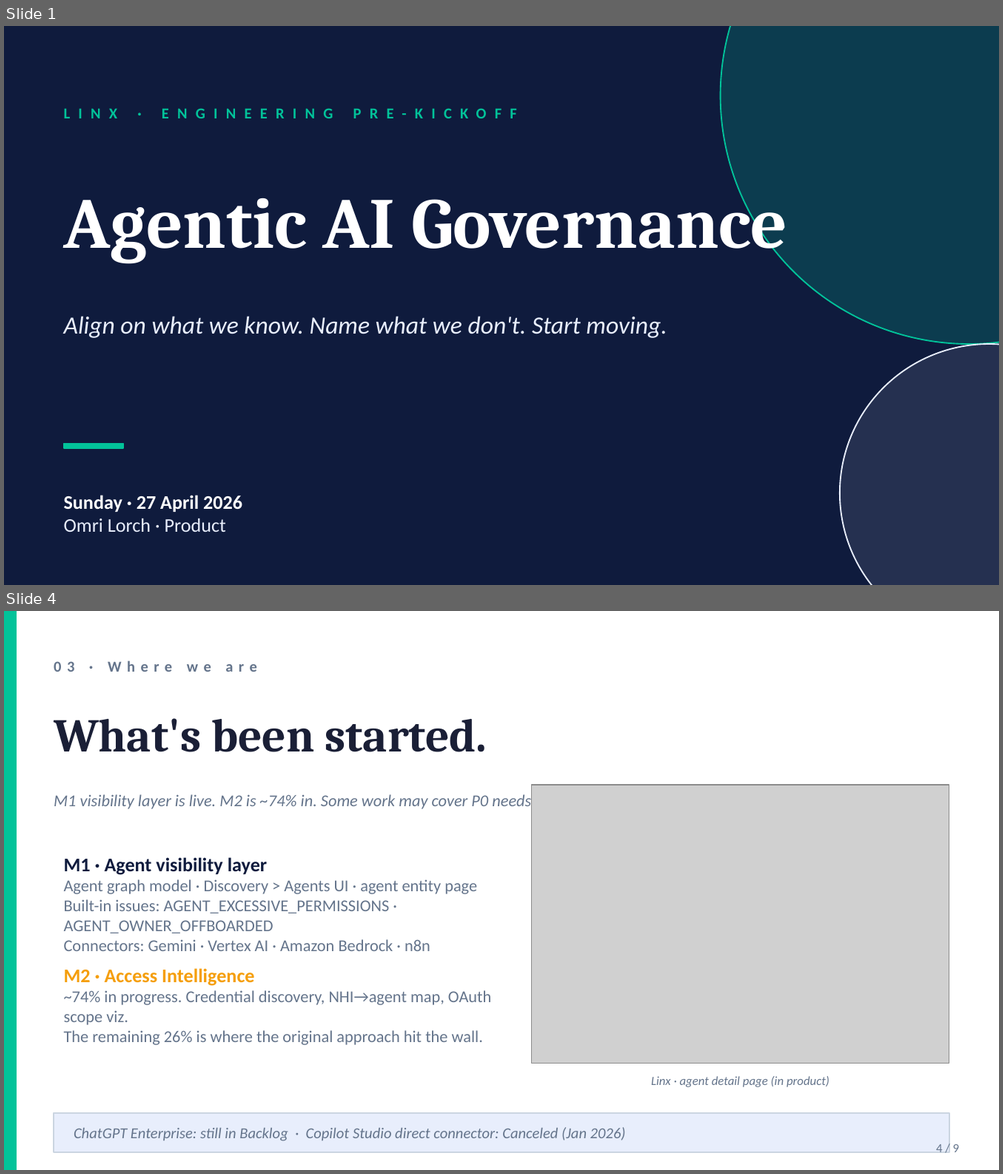
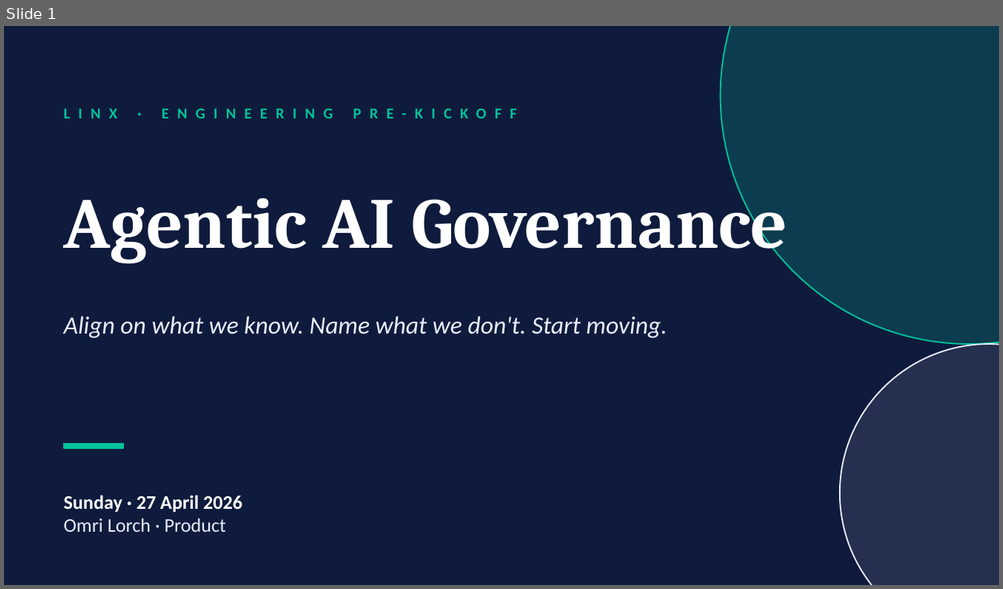
Before and after one commit to Lorch19/ol-linx-agent, a slide deck: artifacts/eng-prekickoff-2026-04-27.pptx. Shown one above the other, each under a label of ours: slides 1 and 4 before the commit, slide 1 after it; the slides between them are not shown. The pictures are 1003x1174 and 1003x589 pixels, drawn with LibreOffice and Linux fonts; fonts in the diff are those of the drawing; grey boxes stand for pictures. Boxes give left, top, right and bottom in pixels: in the first picture for what was removed or moved away, otherwise in the second. Text is boxed around its words. In the diff, an @@ line names an element or a change of style, - is before the commit and + after.

```diff
--- a/artifacts/eng-prekickoff-2026-04-27.pptx
+++ b/artifacts/eng-prekickoff-2026-04-27.pptx
@@ slide 4 removed at bbox=[4, 611, 999, 1170], background #FFFFFF @@
@@ rectangle removed at bbox=[4, 611, 16, 1170] @@
@@ text removed at bbox=[54, 661, 256, 672] @@
-03 · Where we are
@@ text removed at bbox=[54, 718, 487, 752] @@
-What's been started.
@@ picture removed at bbox=[531, 785, 949, 1064] @@
@@ text removed at bbox=[54, 795, 531, 809] @@
-M1 visibility layer is live. M2 is ~74% in. Some work may cover P0 needs — Omri will verify with Mor.
@@ text removed at bbox=[64, 857, 491, 1045] @@
-M1 · Agent visibility layer
-Agent graph model · Discovery > Agents UI · agent entity page
-Built-in issues: AGENT_EXCESSIVE_PERMISSIONS · AGENT_OWNER_OFFBOARDED
-Connectors: Gemini · Vertex AI · Amazon Bedrock · n8n
-M2 · Access Intelligence
-~74% in progress. Credential discovery, NHI→agent map, OAuth scope viz.
-The remaining 26% is where the original approach hit the wall.
@@ text removed at bbox=[651, 1076, 829, 1088] @@
-Linx · agent detail page (in product)
@@ rectangle removed at bbox=[54, 1113, 949, 1153] @@
@@ text removed at bbox=[74, 1128, 626, 1142] @@
-ChatGPT Enterprise: still in Backlog · Copilot Studio direct connector: Canceled (Jan 2026)
@@ text removed at bbox=[936, 1145, 959, 1153] @@
-4 / 9
```
Also in this commit, not shown: 7 slides changed, 1 other file.
